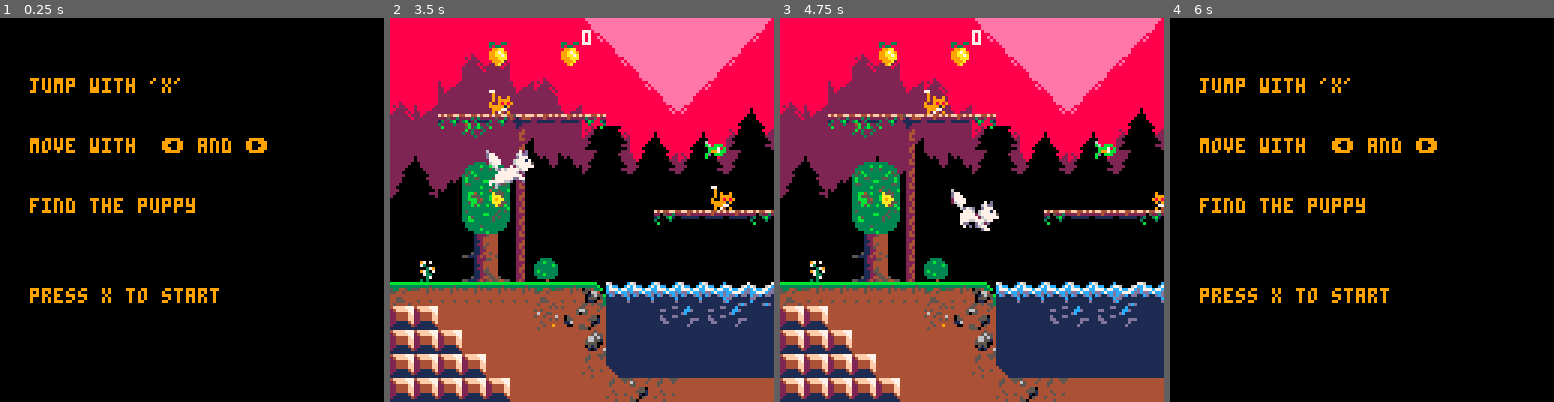
Above: before the commit, frames 1-4 (left to right).
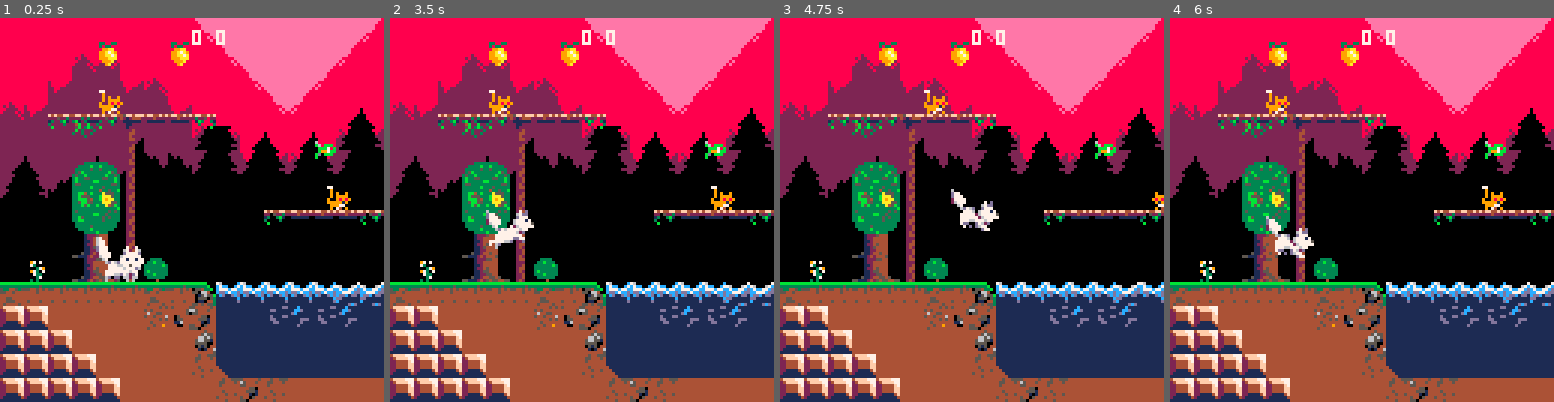
Above: after the commit, the same moments.

Repository: szabadkai/superWolfBrothers
Game: PICO-8 cartridge roka.p8
The game is run twice, just before and just after one commit, with the same random seed, the same clock (stepped at 60 frames per second) and the same inputs.
Inputs:
- Up to frame 1 (0.25 s): no input
- Up to frame 2 (3.5 s): tap O (Z key) at 0.33, 0.7, 1.43, 2.22, 3.1 s; tap X (X key) at 1.07, 2.07, 2.4, 2.73, 3.07, 3.4 s; hold Left 1.97-2.37 s; hold Down 2.42-2.82 s; hold Right from 2.87 s (still down)
- Up to frame 3 (4.75 s): release Right at 3.53 s; hold Up 3.58-4.08 s; tap X (X key) every 0.33 s from 3.73 to 4.73 s; tap O (Z key) at 3.98 s; hold Right 4.13-4.53 s; hold Down from 4.58 s (still down)
- Up to frame 4 (6 s): tap O (Z key) at 4.87, 5.75 s; tap X (X key) at 5.07, 5.4, 5.73 s; release Down at 5.08 s; hold Left 5.13-5.8 s; hold Up from 5.85 s (still down)

The runs differ from the first frame. In frame 1, 73% of the frame differs, in the area x 0-100%, y 0-100%; in frame 2, 1.3%; in frame 3, less than 0.1%; in frame 4, 73%.

Commit message:
LSZ Sync music to restarts

Diff:
--- a/roka.p8
+++ b/roka.p8
@@ -1,5 +1,5 @@
 pico-8 cartridge // http://www.pico-8.com
-version 16
+version 18
 __lua__
 snd=
 {
@@ -9,7 +9,7 @@
 }
 
 --music tracks
-music(0)
+
 startscreen=true
 goal=nil
 dead=false
@@ -18,12 +18,13 @@
 water={}
 pickups ={}
 coins = 0
-
+next = false
 backdrop={
 	{0	,102*8},
 	{8*66,1100}
 }
 level=0
+music_sync=nil
 
 function trigger_death()
 
@@ -48,6 +49,7 @@
 	if level <1 then
 		level +=1
 		win = nil
+		next = true
 		waiting=true
 
 		cls(0)
@@ -59,7 +61,7 @@
 		print("you won", 30, 40)
 		print("score: "..coins, 30, 60)
 
-		print("press 'c' to restart", 30, 100)
+		print("press 'x' to restart", 30, 100)
 		waiting=true
 	end
 end
@@ -159,7 +160,7 @@
 --assumes tile flag 0 or 1 == solid
 function collide_floor(self)
 	--only check for ground when falling.
-	if self.dy<0 or self.y >= (level+1) *128 -self.w/2 then
+	if self.dy<0 or self.y >= (level+1) *128 -self.w/2 or self.y < level*128 then
 		return false
 	end
 	local landed=false
@@ -185,7 +186,7 @@
 	--check for collision at multiple points along the top
 	--of the sprite: left, center, and right.
 	for i=-(self.w/3),(self.w/3),2 do
-		if fget(mget((self.x+i)/8,(self.y)/8),0) then
+		if fget(mget((self.x+i)/8,(self.y)/8),0) and self.y > level*128  then
 			self.dy=0
 			self.y=flr((self.y-(self.h/2))/8)*8+8+(self.h/2)
 			self.jump_hold_time=0
@@ -710,7 +711,7 @@
 			if self:pull_min_x()>self.tar.x then
 				self.pos.x+=min((self.tar.x-self:pull_min_x()),4)
 			end
-			self.pos.y = flr(self.tar.y/128)*128+64
+			self.pos.y = level*128+64
 
 
 			--lock to edge
@@ -762,12 +763,26 @@
 --state. use this instead of
 --_init()
 function reset()
+
+    if sub(stat(6), 1,1) == "1" then
+        level=1
+        startscreen=false
+		waiting = false
+	elseif stat(6) then
+		startscreen=false
+		waiting = false
+    else
+        startscreen=true
+        waiting=true
+    end
 	enemies = {}
 
-	p1=m_player(40,50 + level*128)
+    p1=m_player(40,70 + level*128)
 	p1:set_anim("walk")
 	cam=m_cam(p1)
-	if(level == 1)	music(24)
+
+	music(sub(stat(6), 2, 2000))
+
 end
 
 
@@ -808,8 +823,17 @@
 function _update60()
 	if btn(5) and btn(4) then
 		run()
-	elseif( dead or win )and btn(4) then
-		run()
+	elseif not music_sync and (dead or win or next )and btn(5) then
+		st=stat(24)
+		if next then
+			run(level..24 )
+		end
+		music_sync = st
+	end
+	if music_sync then
+		if music_sync != stat(24) then
+			run(level..music_sync+1)
+		end
 	end
 
 	if waiting then
@@ -846,7 +870,15 @@
 end
 
 function _draw()
-	if startscreen then
+	if music_sync then
+		cls(0)
+		status=""
+		j=flr(stat(26)/100)
+		for i =1,j do
+			status = status.."."
+	    end
+		print(status, 50, 70, 9)
+    elseif startscreen then
 		cls(0)
 		print("jump with 'x'", 10, 20, 9)
 		print("move with  ⬅️ and ➡️", 10, 40, 9)
@@ -869,7 +901,7 @@
 			cls(0)
 			pal()
 			print("you are dead", 30, 40)
-			print("press 'c' to restart", 30, 60)
+			print("press 'x' to restart ", 30, 60)
 		end
 	else
 
@@ -910,7 +942,7 @@
 		end
 		--hud
 		camera(0,0)
-		print(coins ,64,4,7,0,0)
+		print(coins.." "..level.." "..sub(stat(6), 1,1),64,4,7,0,0)
 	end
 end
 __gfx__
